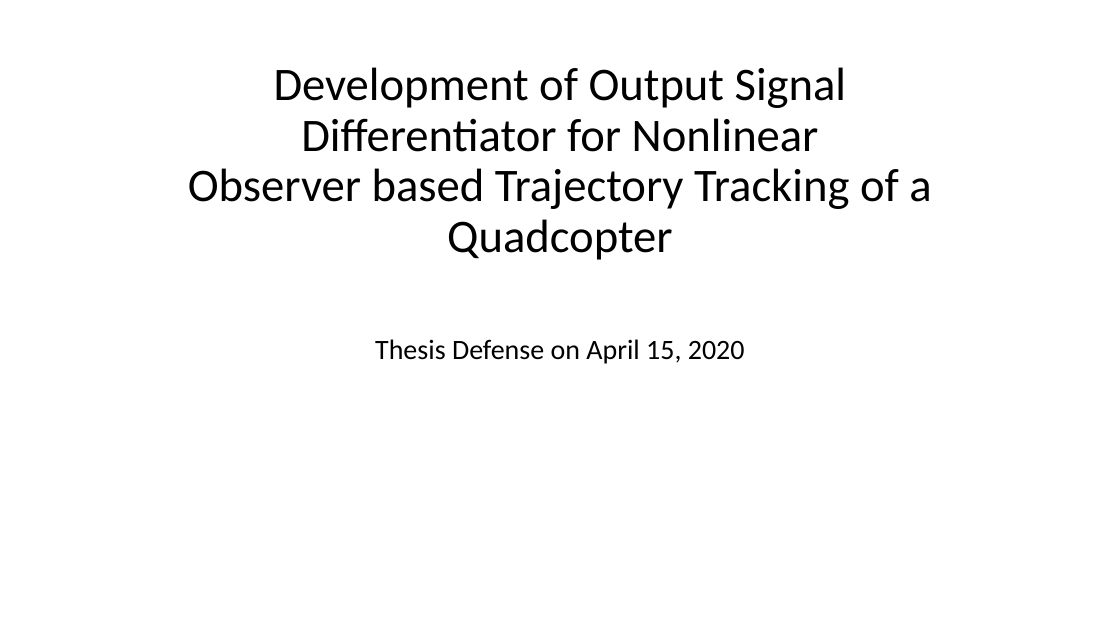
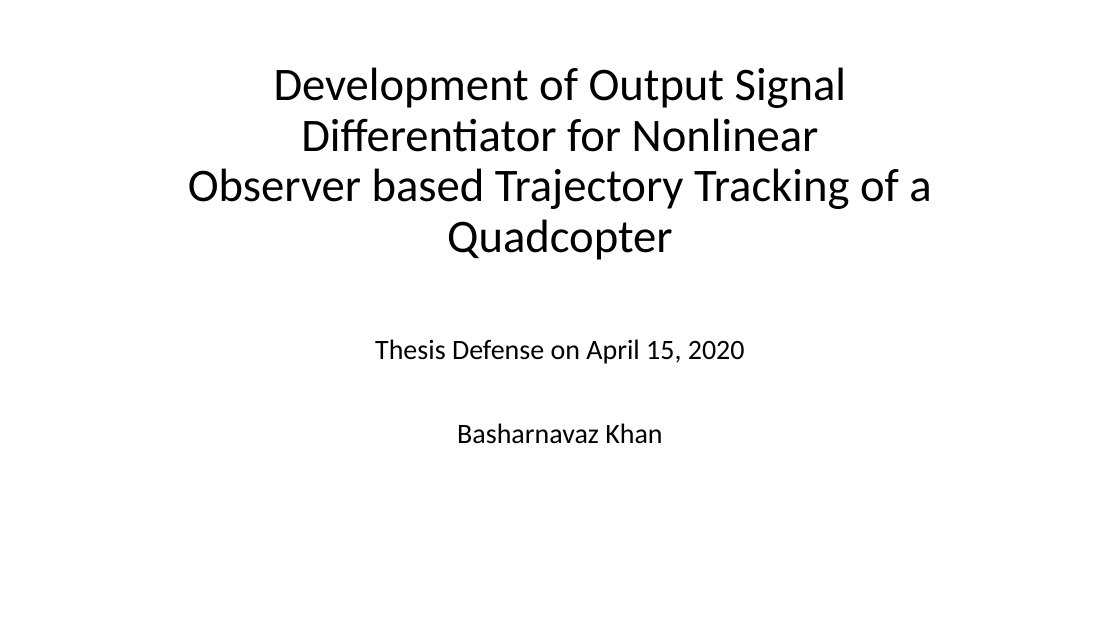
Before and after one commit to basharnavaz/manuscript, a slide deck: slide 1 of defencee.pptx. Drawn at 1120x630 pixels with LibreOffice and Linux fonts; fonts in the diff are those of the drawing. Boxes give left, top, right and bottom in pixels: in the first picture for what was removed or moved away, otherwise in the second. Text is boxed around its words. In the diff, an @@ line names an element or a change of style, - is before the commit and + after.

```diff
--- a/defencee.pptx
+++ b/defencee.pptx
@@ subtitle at box(457, 423, 662, 444): paragraph added @@
+Basharnavaz Khan
```
Also in this commit, not shown: 2 other slides changed, 15 other files.
